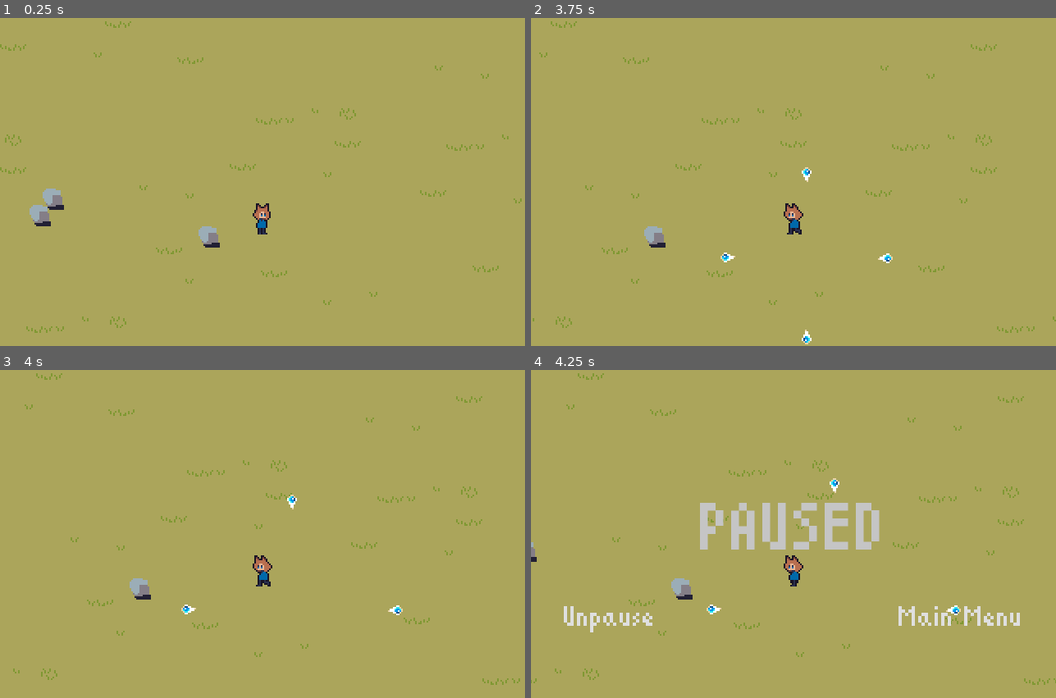
Above: before the commit, frames 1-4 (two rows, left to right).
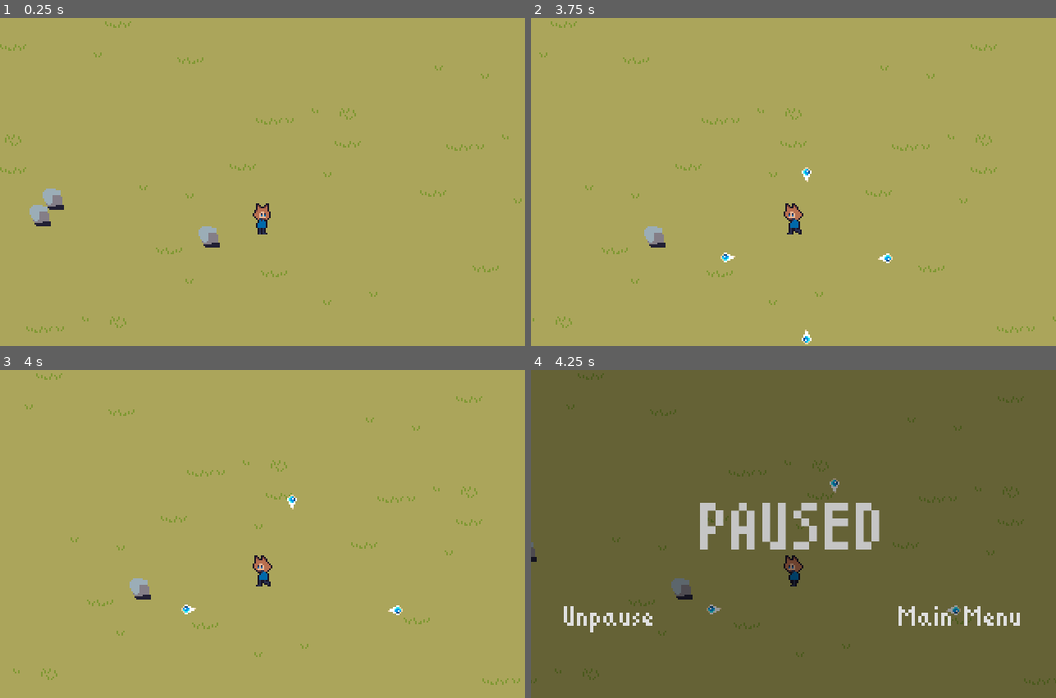
Above: after the commit, the same moments.

Repository: ColtonPhillips/its-spreading
Game: Godot game, scene res://scenes/world.tscn
The game is run twice, just before and just after one commit, with the same random seed, the same clock (stepped at 60 frames per second) and the same inputs. This scene is started directly instead of the project's main scene.
Inputs:
- Up to frame 1 (0.25 s): no input
- Up to frame 2 (3.75 s): hold D (move_right) 0.53-1.28 s; hold S (move_down) 1.28-2.03 s; hold D (move_right) 2.03-2.78 s; hold W (move_up) 2.78-3.53 s; hold A (move_left) from 3.53 s (still down)
- Up to frame 3 (4 s): keep holding A (move_left)
- Up to frame 4 (4.25 s): keep holding A (move_left); tap Escape (pause) at 4.15 s

Frames 1-3 are identical in both runs. In frame 4, 97% of the frame differs, in the area x 0-100%, y 0-100%.

Commit message:
added black overlay to pause menu

Diff:
--- a/scenes/gui/pause_menu/pause_menu.tscn
+++ b/scenes/gui/pause_menu/pause_menu.tscn
@@ -4,7 +4,22 @@
 [ext_resource type="Script" path="res://scenes/gui/pause_menu/pause_menu.gd" id="2_vwlm7"]
 [ext_resource type="Theme" uid="uid://btmi0dwsxaokb" path="res://scenes/gui/pause_menu/paused_label.tres" id="3_05x3o"]
 
-[node name="PauseMenu" type="MarginContainer"]
+[node name="CanvasLayer2" type="CanvasLayer"]
+process_mode = 3
+layer = 3
+script = ExtResource("2_vwlm7")
+
+[node name="ColorRect" type="ColorRect" parent="."]
+anchors_preset = 15
+anchor_right = 1.0
+anchor_bottom = 1.0
+grow_horizontal = 2
+grow_vertical = 2
+size_flags_horizontal = 3
+size_flags_vertical = 3
+color = Color(0, 0, 0, 0.407843)
+
+[node name="PauseMenu" type="MarginContainer" parent="."]
 anchors_preset = 15
 anchor_right = 1.0
 anchor_bottom = 1.0
@@ -17,27 +32,26 @@
 theme_override_constants/margin_top = 40
 theme_override_constants/margin_right = 20
 theme_override_constants/margin_bottom = 40
-script = ExtResource("2_vwlm7")
 
-[node name="PausedLabel" type="Label" parent="."]
+[node name="PausedLabel" type="Label" parent="PauseMenu"]
 layout_mode = 2
 size_flags_horizontal = 4
 theme = ExtResource("3_05x3o")
 text = "PAUSED"
 
-[node name="ExitToMenuButton" type="LinkButton" parent="."]
+[node name="ExitToMenuButton" type="LinkButton" parent="PauseMenu"]
 layout_mode = 2
 size_flags_horizontal = 8
 size_flags_vertical = 8
 text = "Main Menu"
 underline = 2
 
-[node name="UnpauseButton" type="LinkButton" parent="."]
+[node name="UnpauseButton" type="LinkButton" parent="PauseMenu"]
 layout_mode = 2
 size_flags_horizontal = 0
 size_flags_vertical = 8
 text = "Unpause"
 underline = 2
 
-[connection signal="pressed" from="ExitToMenuButton" to="." method="_on_exit_to_menu_button_pressed"]
-[connection signal="pressed" from="UnpauseButton" to="." method="_on_unpause_button_pressed"]
+[connection signal="pressed" from="PauseMenu/ExitToMenuButton" to="PauseMenu" method="_on_exit_to_menu_button_pressed"]
+[connection signal="pressed" from="PauseMenu/UnpauseButton" to="PauseMenu" method="_on_unpause_button_pressed"]
--- a/scenes/world.tscn
+++ b/scenes/world.tscn
@@ -54,10 +54,4 @@
 [node name="Rock3" parent="YSortableSceneGraph" instance=ExtResource("6_kl1yl")]
 position = Vector2(-40, -10)
 
-[node name="UILayer" type="CanvasLayer" parent="."]
-
-[node name="PauseMenu" parent="UILayer" instance=ExtResource("8_qheg6")]
-process_mode = 3
-visible = false
-size_flags_horizontal = 1
-size_flags_vertical = 1
+[node name="PauseMenu" parent="." instance=ExtResource("8_qheg6")]
